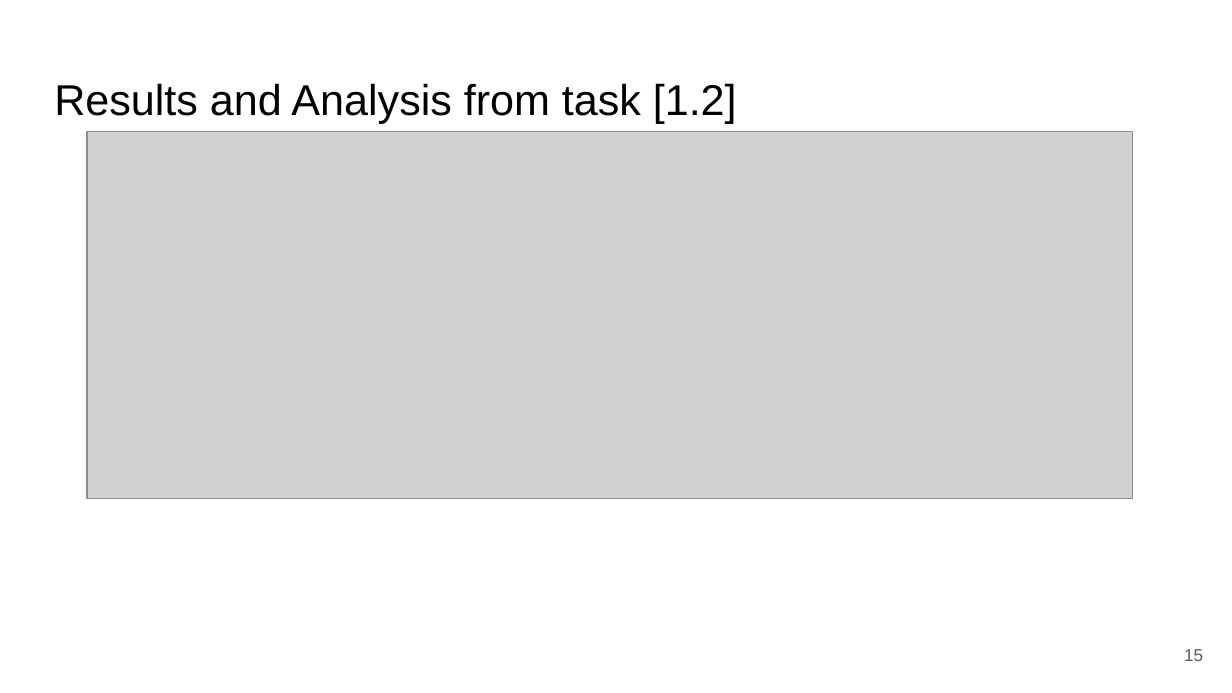
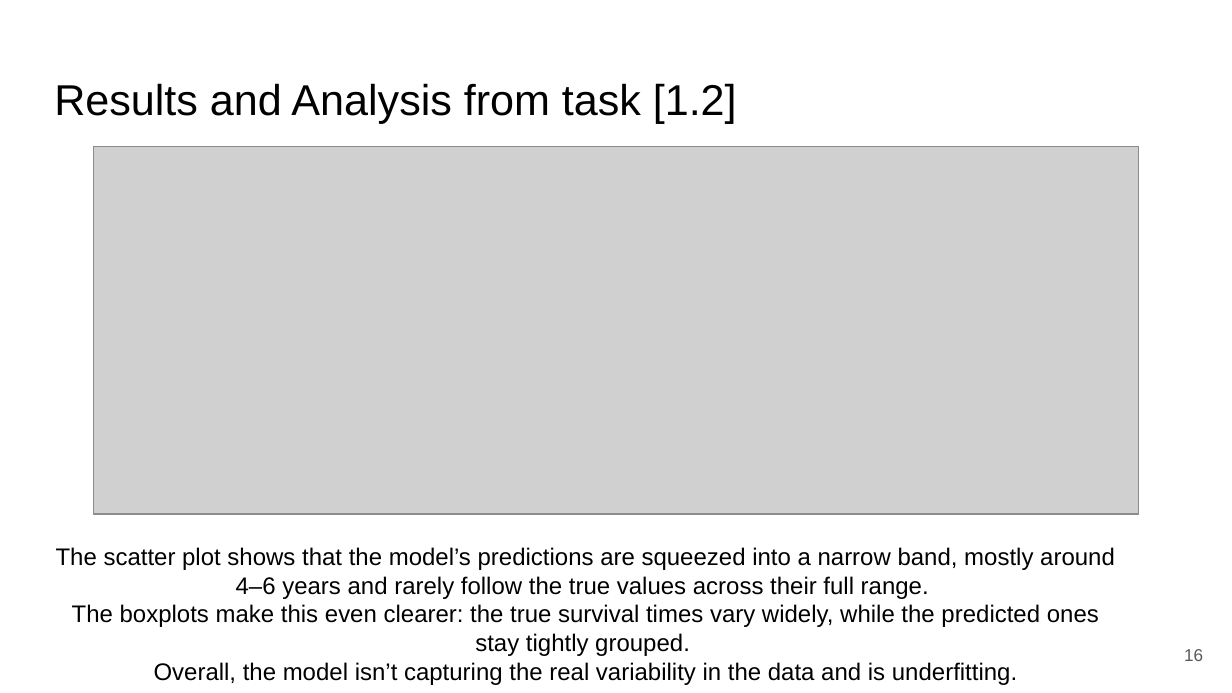
Before and after one commit to zepedrocosta/AA-Projeto2, a slide deck: slide 16 of Slides.pptx (slide 15 before the commit). Drawn at 1232x693 pixels with LibreOffice and Linux fonts; fonts in the diff are those of the drawing; grey boxes stand for pictures. Boxes give left, top, right and bottom in pixels: in the first picture for what was removed or moved away, otherwise in the second. Text is boxed around its words. In the diff, an @@ line names an element or a change of style, - is before the commit and + after.

Commit message:
plots and results for task 1 (final)

```diff
--- a/Slides.pptx
+++ b/Slides.pptx
@@ picture: place and size @@
-picture at [87, 132, 1133, 499]
+picture at [94, 147, 1140, 514]
@@ text added at [56, 547, 1115, 685], 14 pt, text #000000 @@
+The scatter plot shows that the model’s predictions are squeezed into a narrow band, mostly around 4–6 years and rarely follow the true values across their full range.
+The boxplots make this even clearer: the true survival times vary widely, while the predicted ones stay tightly grouped.
+Overall, the model isn’t capturing the real variability in the data and is underfitting.
@@ page number at [1184, 649, 1203, 661]: text changed @@
-15
+16
```
Also in this commit, not shown: 1 slide added.
